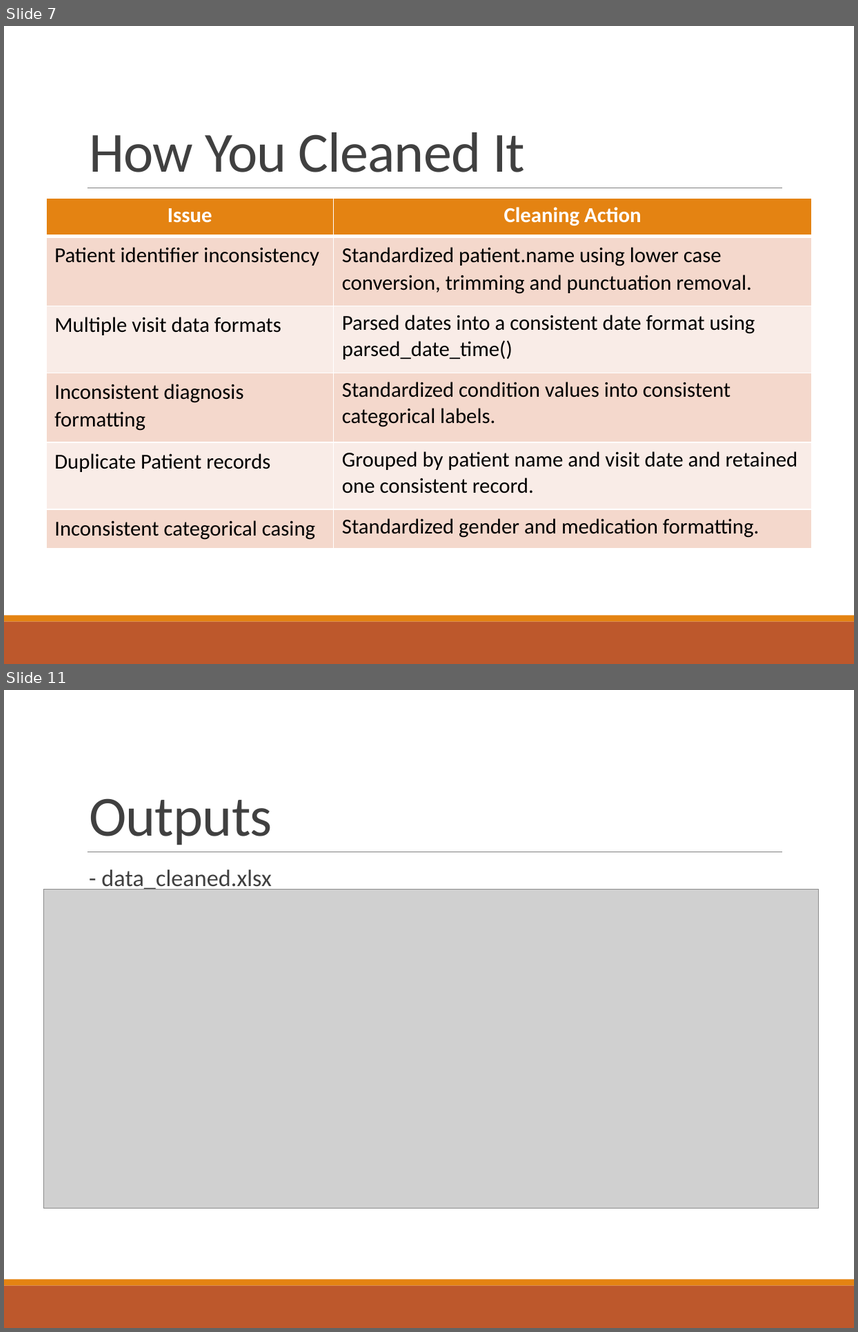
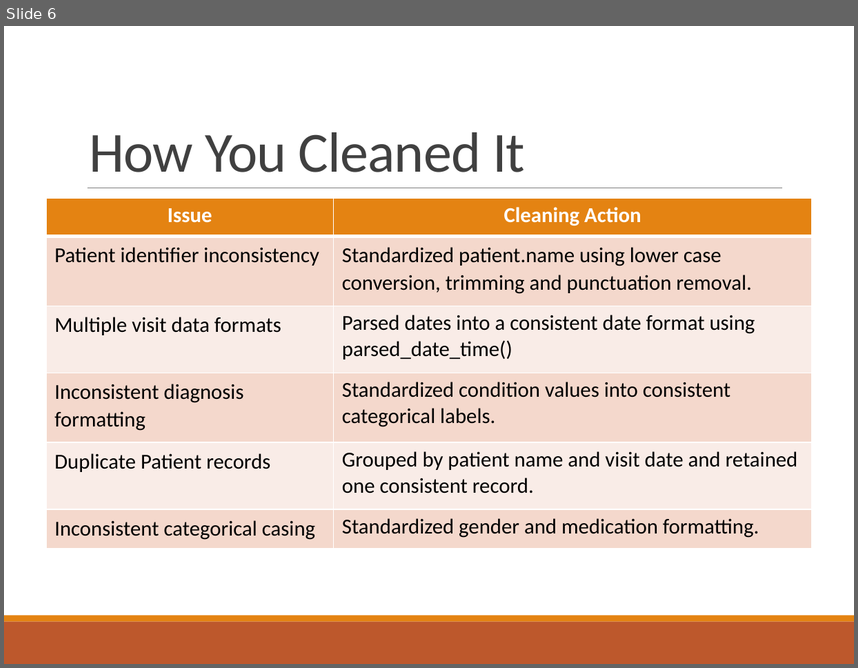
Before and after one commit to TynishaN/healthcare_cleaning_pipeline, a slide deck: presentation/healthcare_pipeline_presentation.pptx. Shown one above the other, each under a label of ours: slides 7 and 11 before the commit, slide 6 after it; the slides between them are not shown. The pictures are 858x1332 and 858x668 pixels, drawn with LibreOffice and Linux fonts; fonts in the diff are those of the drawing; grey boxes stand for pictures. Boxes give left, top, right and bottom in pixels: in the first picture for what was removed or moved away, otherwise in the second. Text is boxed around its words. In the diff, an @@ line names an element or a change of style, - is before the commit and + after.

```diff
--- a/presentation/healthcare_pipeline_presentation.pptx
+++ b/presentation/healthcare_pipeline_presentation.pptx
@@ slide 11 removed at box(4, 690, 854, 1328), background #FFFFFF; not listed: 3 template elements that a slide beside it also shows @@
@@ title removed at box(89, 798, 272, 845) @@
-Outputs
@@ text removed at box(101, 869, 272, 892) @@
-  - data_cleaned.xlsx
@@ picture removed at box(44, 889, 819, 1208) @@
@@ what was slide 7 is now slide 6 @@
```
Also in this commit, not shown: 12 slides changed, 4 other slides removed, 6 other files.
